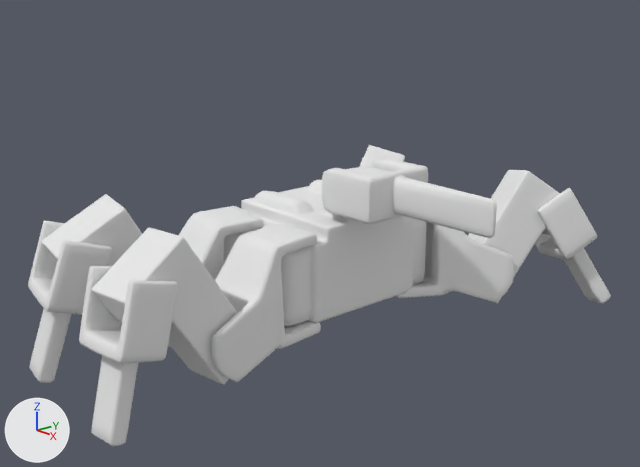
Renders of the Blender file Deathlogger/Assets/Models/sp0der.blend from each side of a commit.
Both versions are drawn from a 50 mm lens placed at (9.68, -8.51, 5.45), pointed at (0.13, -0.15, 1.56). Lighting does not change. The marker at lower left points along +X, +Y and +Z. Both versions are drawn at frame 13 of the action 'ArmatureAction'; the numbers are the values there.
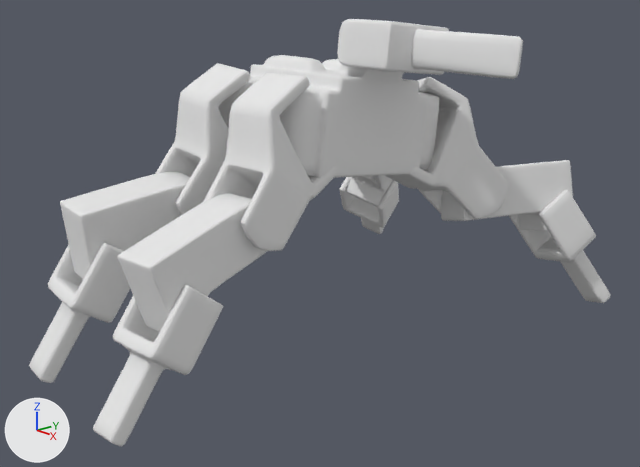
Diff of the bpy script that builds the scene:
```diff
--- a/Deathlogger/Assets/Models/sp0der.blend.py
+++ b/Deathlogger/Assets/Models/sp0der.blend.py
@@ me_cube @@
 me_cube.from_pydata(...)  # 10284 vertices, 10256 faces; spans x -3.22..3.22, y -4.26..4.35, z -2.23..2.61
 # used by ob_cube; location = (0.0, 0.0, 1.2); scale = (1.0, 1.0, 0.587)
+# me_cube part 1: the loose piece of 1994 vertices spanning x -1.42..1.25, y -1.48..1.48, z -1.0..2.43 is multiplied about its middle by the matrix ((1.0, 0.0, 0.0), (0.0, 0.993, 0.071), (0.0, -0.207, 0.993)), then moved by (0.0, 0.2, 3.3)
+# me_cube part 2: the loose piece of 690 vertices spanning x 0.02..1.83, y 0.73..2.84, z -1.73..1.31 is multiplied about its middle by the matrix ((0.99, -0.066, 0.071), (0.004, 0.892, 0.266), (-0.236, -0.763, 0.883)), then moved by (-0.06, 0.0, 2.63)
+# me_cube part 3: the loose piece of 620 vertices spanning x 0.77..2.07, y 1.93..3.95, z -1.79..1.89 is multiplied about its middle by the matrix ((0.954, -0.063, 0.172), (-0.185, 0.648, 0.434), (-0.403, -1.293, 0.606)), then moved by (-0.03, -0.07, 0.97)
+# me_cube part 4: the loose piece of 634 vertices spanning x 1.04..2.5, y 2.95..4.35, z -2.09..1.4 is multiplied about its middle by the matrix ((0.986, -0.154, -0.036), (0.154, 0.988, 0.0), (0.103, -0.017, 0.998)), then moved by (0.02, -0.08, -0.06)
+# me_cube part 5: the loose piece of 690 vertices spanning x -2.0..0.0, y 0.64..2.72, z -1.8..1.36 is multiplied about its middle by the matrix ((0.993, 0.114, -0.02), (-0.102, 0.965, 0.143), (0.104, -0.405, 0.969)), then moved by (0.06, 0.12, 2.85)
+# me_cube part 6: the loose piece of 620 vertices spanning x -2.54..-1.0, y 1.71..3.79, z -1.84..1.7 is multiplied about its middle by the matrix ((0.864, 0.094, -0.29), (0.385, 0.508, 0.452), (0.551, -1.458, 0.403)), then moved by (-0.02, 0.01, 1.03)
+# me_cube part 7: the loose piece of 570 vertices spanning x -3.22..-1.48, y 2.72..4.29, z -2.04..1.15 is multiplied about its middle by the matrix ((0.971, 0.21, 0.067), (-0.205, 0.977, -0.033), (-0.209, 0.054, 0.992)), then moved by (-0.02, -0.19, -0.11)
+# me_cube part 8: the loose piece of 642 vertices spanning x 0.63..3.22, y -0.57..0.58, z 1.53..2.61 is multiplied about its middle by the matrix ((1.0, 0.0, 0.0), (0.0, 0.993, 0.071), (0.0, -0.207, 0.993)), then moved by (0.0, 0.29, 3.29)
+# me_cube part 9: the loose piece of 690 vertices spanning x 0.17..1.18, y -2.85..-0.9, z -1.63..1.23 is multiplied about its middle by the matrix ((1.0, 0.0, 0.012), (0.01, 0.88, -0.279), (-0.031, 0.81, 0.88)), then moved by (0.0, 0.32, 3.08)
+# me_cube part 10: the loose piece of 620 vertices spanning x 0.26..1.09, y -4.01..-2.16, z -1.71..1.89 is multiplied about its middle by the matrix ((0.997, 0.04, 0.042), (0.059, 0.269, -0.565), (-0.099, 1.639, 0.265)), then moved by (0.0, 0.49, 0.91)
+# me_cube part 11: the loose piece of 634 vertices spanning x 0.21..1.22, y -4.26..-3.26, z -2.23..1.34 is multiplied about its middle by the matrix ((0.999, 0.053, -0.006), (-0.045, 0.924, 0.223), (0.051, -0.645, 0.925)), then moved by (0.01, 0.35, -0.36)
+# me_cube part 12: the loose piece of 690 vertices spanning x -1.27..-0.17, y -2.88..-0.9, z -1.55..1.24 is multiplied about its middle by the matrix ((0.999, -0.006, -0.025), (-0.017, 0.856, -0.304), (0.066, 0.881, 0.855)), then moved by (0.01, 0.34, 3.02)
+# me_cube part 13: the loose piece of 620 vertices spanning x -1.28..-0.39, y -3.96..-2.14, z -1.61..2.06 is multiplied about its middle by the matrix ((0.991, -0.064, -0.067), (-0.082, 0.383, -0.54), (0.174, 1.57, 0.374)), then moved by (0.0, 0.42, 1.0)
+# me_cube part 14: the loose piece of 570 vertices spanning x -1.45..-0.37, y -4.25..-3.16, z -1.98..1.6 is multiplied about its middle by the matrix ((0.996, -0.083, 0.01), (0.075, 0.962, 0.154), (-0.066, -0.443, 0.965)), then moved by (-0.02, 0.25, -0.24)
 me_cube.materials.append(mat_material)
```

What differs and where, as boxes (x1, y1, x2, y2) in the pictures (640 x 467 px; the box of a moved part takes in the faces that stretch with it):
'Cube', reshaped (42% taller)
    before: (28, 145, 611, 446)
    after: (29, 19, 611, 446)
part 1 of me_cube, moved or reshaped
    before: (223, 167, 426, 326)
    after: (218, 55, 439, 178)
part 2 of me_cube, moved or reshaped
    before: (395, 222, 514, 303)
    after: (385, 77, 509, 220)
part 3 of me_cube, moved or reshaped
    before: (468, 170, 560, 304)
    after: (441, 160, 573, 231)
part 4 of me_cube, moved or reshaped
    before: (535, 188, 611, 303)
    after: (509, 189, 611, 303)
part 5 of me_cube, moved or reshaped (not visible before)
    after: (375, 175, 389, 187)
part 6 of me_cube, moved or reshaped
    before: (360, 145, 405, 167)
    after: (346, 176, 394, 207)
part 7 of me_cube, moved or reshaped
    before: (359, 157, 364, 167)
    after: (340, 177, 399, 234)
part 8 of me_cube, moved or reshaped
    before: (322, 158, 497, 238)
    after: (337, 19, 523, 79)
part 9 of me_cube, moved or reshaped
    before: (212, 224, 321, 382)
    after: (203, 73, 339, 251)
part 10 of me_cube, moved or reshaped
    before: (91, 227, 237, 385)
    after: (117, 193, 268, 332)
part 11 of me_cube, moved or reshaped
    before: (79, 266, 177, 446)
    after: (93, 285, 223, 446)
part 12 of me_cube, moved or reshaped
    before: (168, 206, 264, 347)
    after: (155, 63, 251, 215)
part 13 of me_cube, moved or reshaped
    before: (41, 194, 142, 266)
    after: (60, 172, 190, 279)
part 14 of me_cube, moved or reshaped
    before: (28, 221, 112, 383)
    after: (29, 243, 130, 383)
